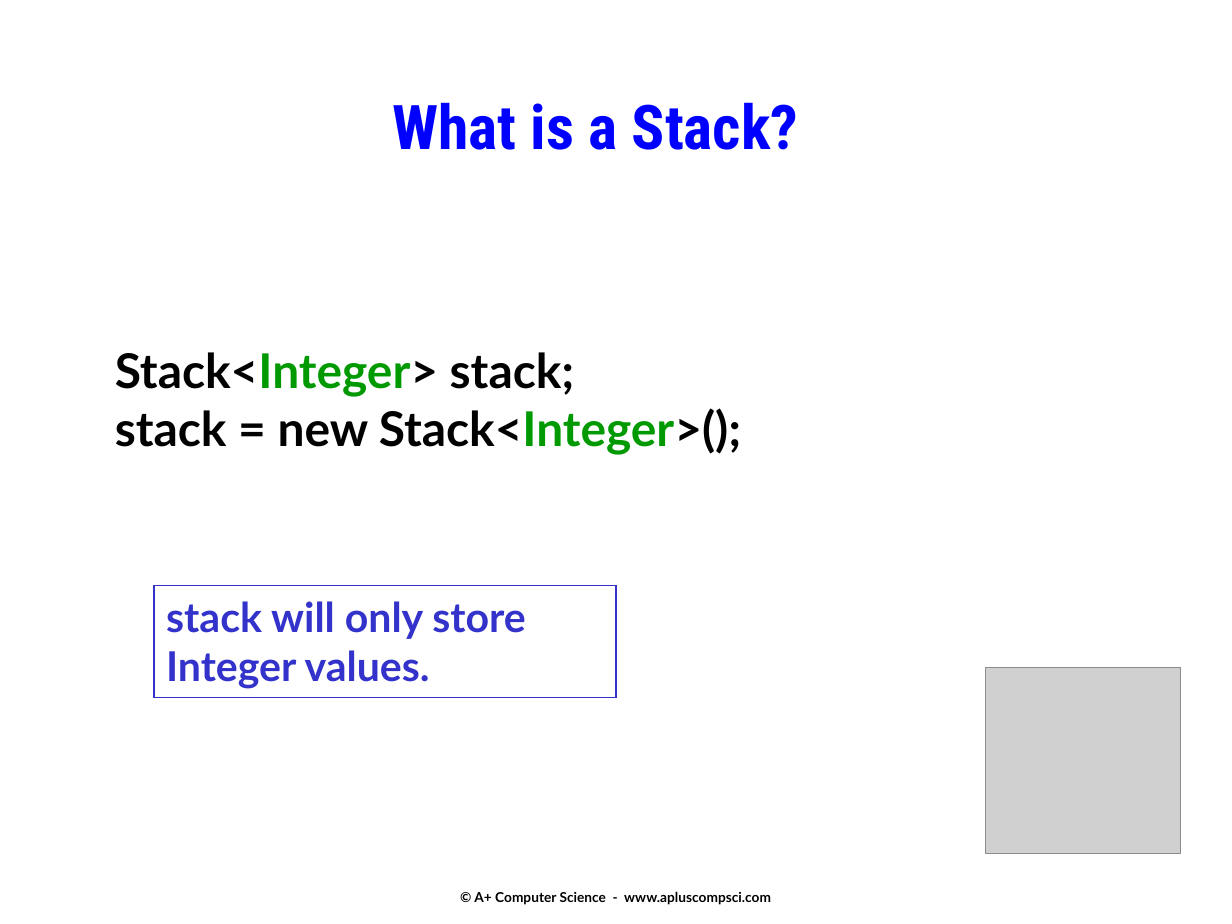
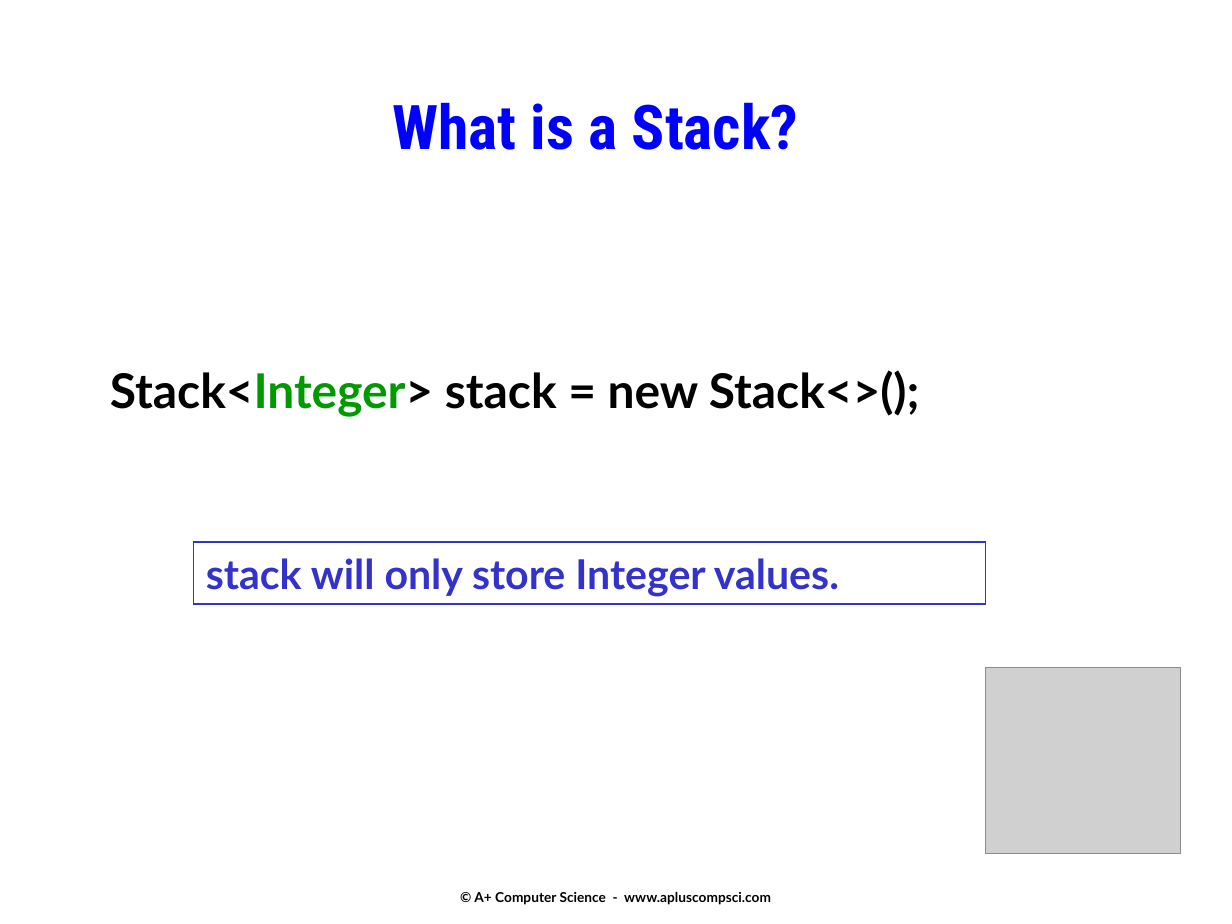
Before and after one commit to Cy-FairCS/cs3, a slide deck: slide 5 of u06b_stacks/notes/13a.stacks.pptx. Drawn at 1232x924 pixels with LibreOffice and Linux fonts; fonts in the diff are those of the drawing; grey boxes stand for pictures. Boxes give left, top, right and bottom in pixels: in the first picture for what was removed or moved away, otherwise in the second. Text is boxed around its words. In the diff, an @@ line names an element or a change of style, - is before the commit and + after.

```diff
--- a/u06b_stacks/notes/13a.stacks.pptx
+++ b/u06b_stacks/notes/13a.stacks.pptx
@@ text at [110, 370, 920, 417]: text changed @@
-Stack<Integer> stack;
-stack = new Stack<Integer>();
+Stack<Integer> stack = new Stack<>();
@@ rectangle "stack will only store Integer ...": place and size @@
-rectangle "stack will only store Integer ..." at [154, 585, 616, 697]
+rectangle "stack will only store Integer ..." at [193, 542, 986, 604]
```
Also in this commit, not shown: 4 other slides changed, 2 slides added.
